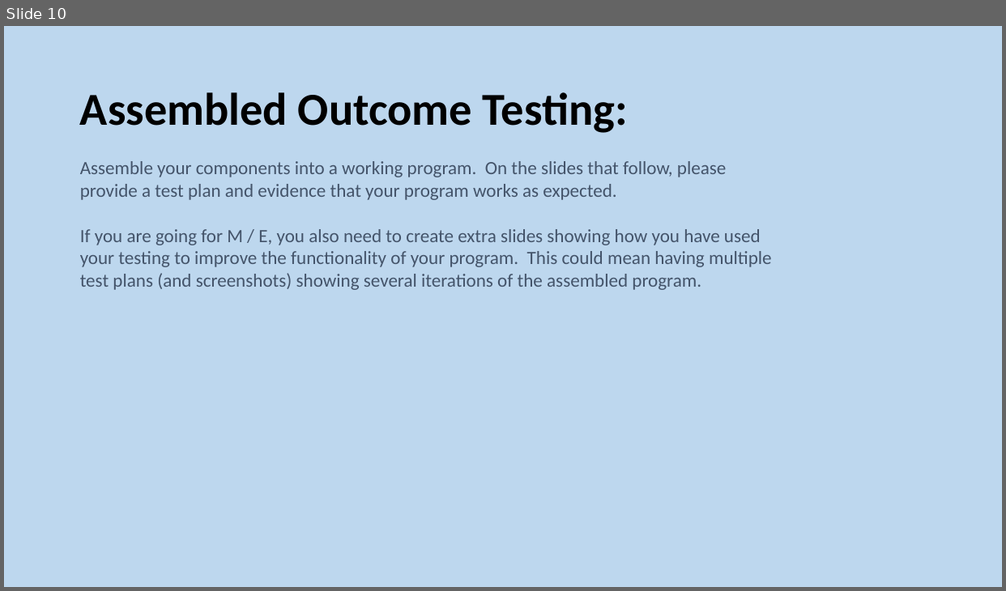
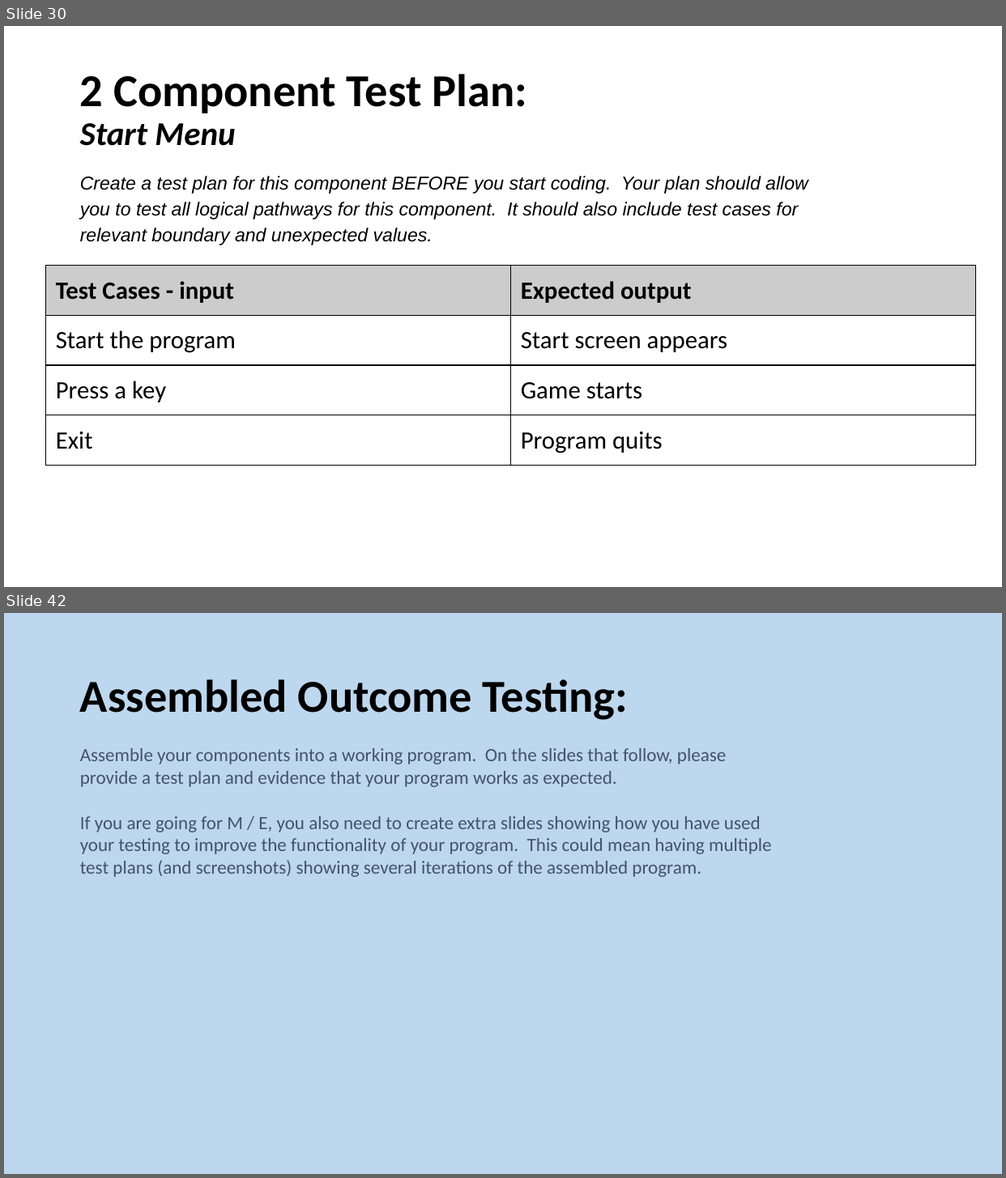
Before and after one commit to Samuel-Burgess/CS-Assesment-Programming, a slide deck: Documentation/3.7 and 3.8 Documentation Samuel Burgess.pptx. Shown one above the other, each under a label of ours: slide 10 before the commit, slides 30 and 42 after it; the slides between them are not shown. The pictures are 1006x591 and 1006x1178 pixels, drawn with LibreOffice and Linux fonts; fonts in the diff are those of the drawing. Boxes give left, top, right and bottom in pixels: in the first picture for what was removed or moved away, otherwise in the second. Text is boxed around its words. In the diff, an @@ line names an element or a change of style, - is before the commit and + after.

```diff
--- a/Documentation/3.7 and 3.8 Documentation Samuel Burgess.pptx
+++ b/Documentation/3.7 and 3.8 Documentation Samuel Burgess.pptx
@@ slide 30 added at [4,26,1002,587], background #FFFFFF @@
@@ title added at [80,74,526,146], 44 pt, text #000000, bold @@
+2 Component Test Plan:
+Start Menu
@@ text added at [80,176,808,246], 18 pt, text #000000, italic @@
+Create a test plan for this component BEFORE you start coding. Your plan should allow you to test all logical pathways for this component. It should also include test cases for relevant boundary and unexpected values.
@@ table added at [46,266,976,466], 4 rows, 2 columns @@
+Test Cases - input | Expected output
+Start the program | Start screen appears
+Press a key | Game starts
+Exit | Program quits
@@ what was slide 10 is now slide 42 @@
```
Also in this commit, not shown: 4 slides changed, 32 other slides added, 1 slide removed, 4 other files.
